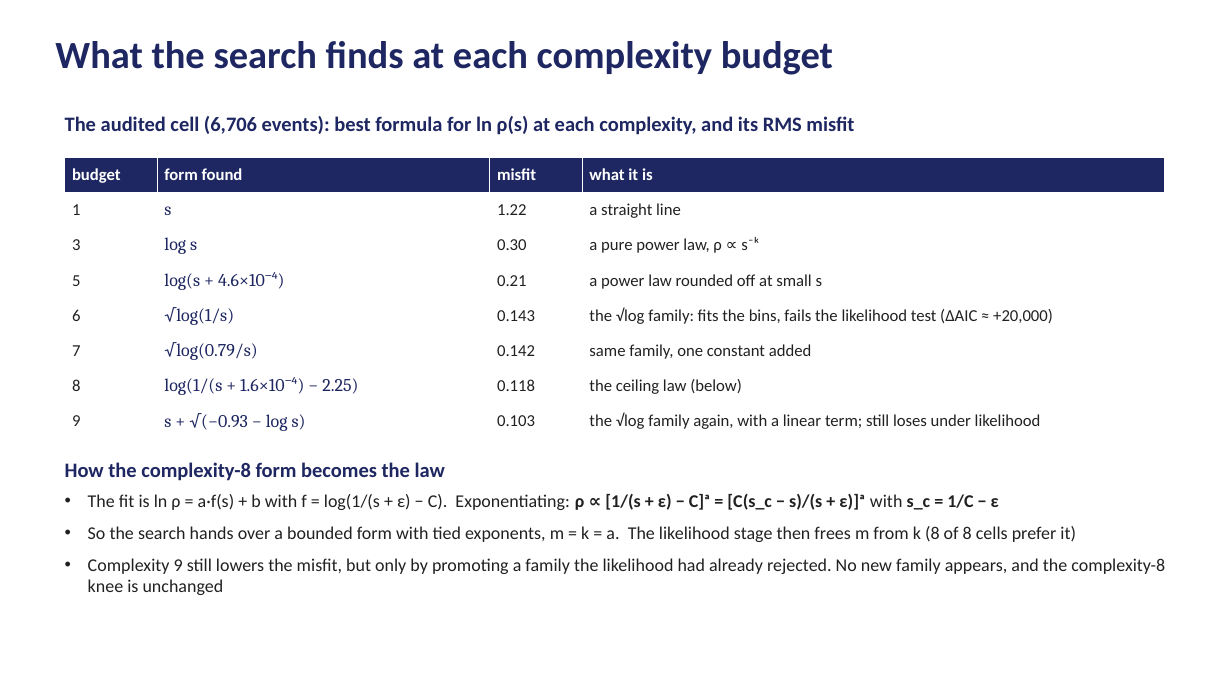
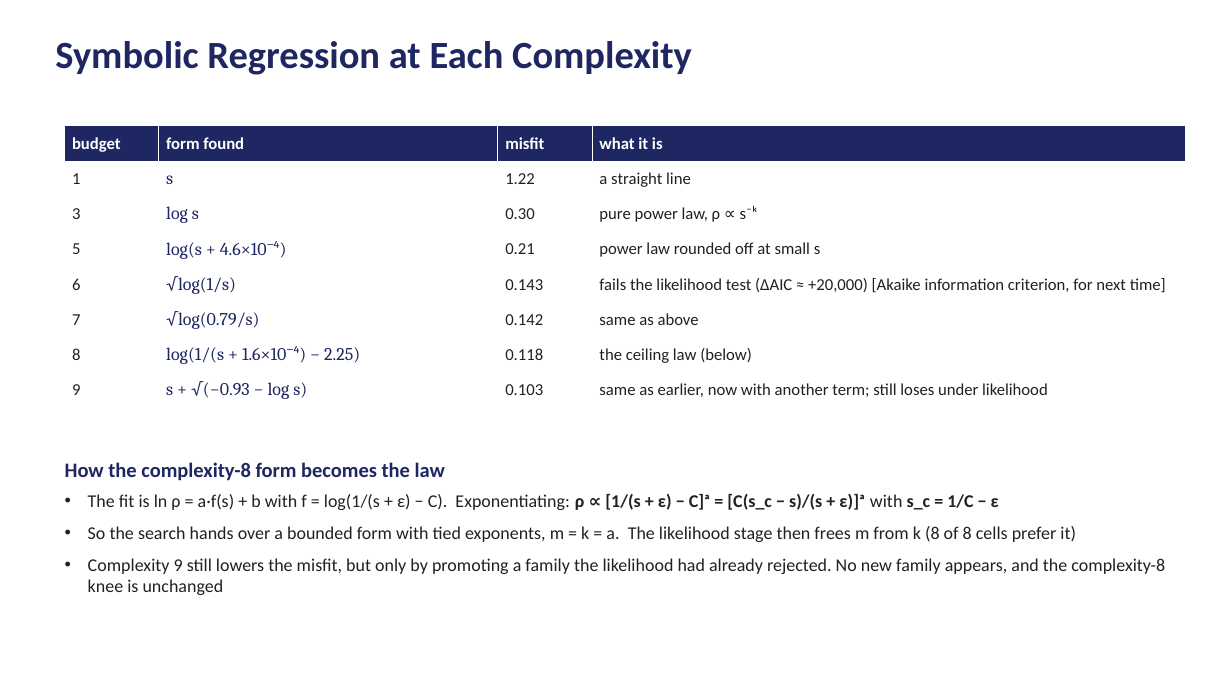
Before and after one commit to Samc73/SEEM, a slide deck: slide 7 of SEEM_project_deck.pptx (slide 4 before the commit). Drawn at 1232x693 pixels with LibreOffice and Linux fonts; fonts in the diff are those of the drawing. Boxes give left, top, right and bottom in pixels: in the first picture for what was removed or moved away, otherwise in the second. Text is boxed around its words. In the diff, an @@ line names an element or a change of style, - is before the commit and + after.

```diff
--- a/SEEM_project_deck.pptx
+++ b/SEEM_project_deck.pptx
@@ text at (55, 41, 692, 75): text changed @@
-What the search finds at each complexity budget
+Symbolic Regression at Each Complexity
@@ text removed at (65, 116, 854, 135) @@
-The audited cell (6,706 events): best formula for ln ρ(s) at each complexity, and its RMS misfit
@@ table at (65, 126, 1186, 408) @@
-row 3, column 4: a pure power law, ρ ∝ s⁻ᵏ
+row 3, column 4: pure power law, ρ ∝ s⁻ᵏ
-row 4, column 4: a power law rounded off at small s
+row 4, column 4: power law rounded off at small s
-row 5, column 4: the √log family: fits the bins, fails the likelihood test (ΔAIC ≈ +20,000)
+row 5, column 4: fails the likelihood test (ΔAIC ≈ +20,000) [Akaike information criterion, for next time]
-row 6, column 4: same family, one constant added
+row 6, column 4: same as above
-row 8, column 4: the √log family again, with a linear term; still loses under likelihood
+row 8, column 4: same as earlier, now with another term; still loses under likelihood
@@ table: place and size @@
-table at (65, 157, 1165, 439)
+table at (65, 126, 1186, 408)
```
Also in this commit, not shown: 3 other slides changed, 4 slides added, 8 other files.
